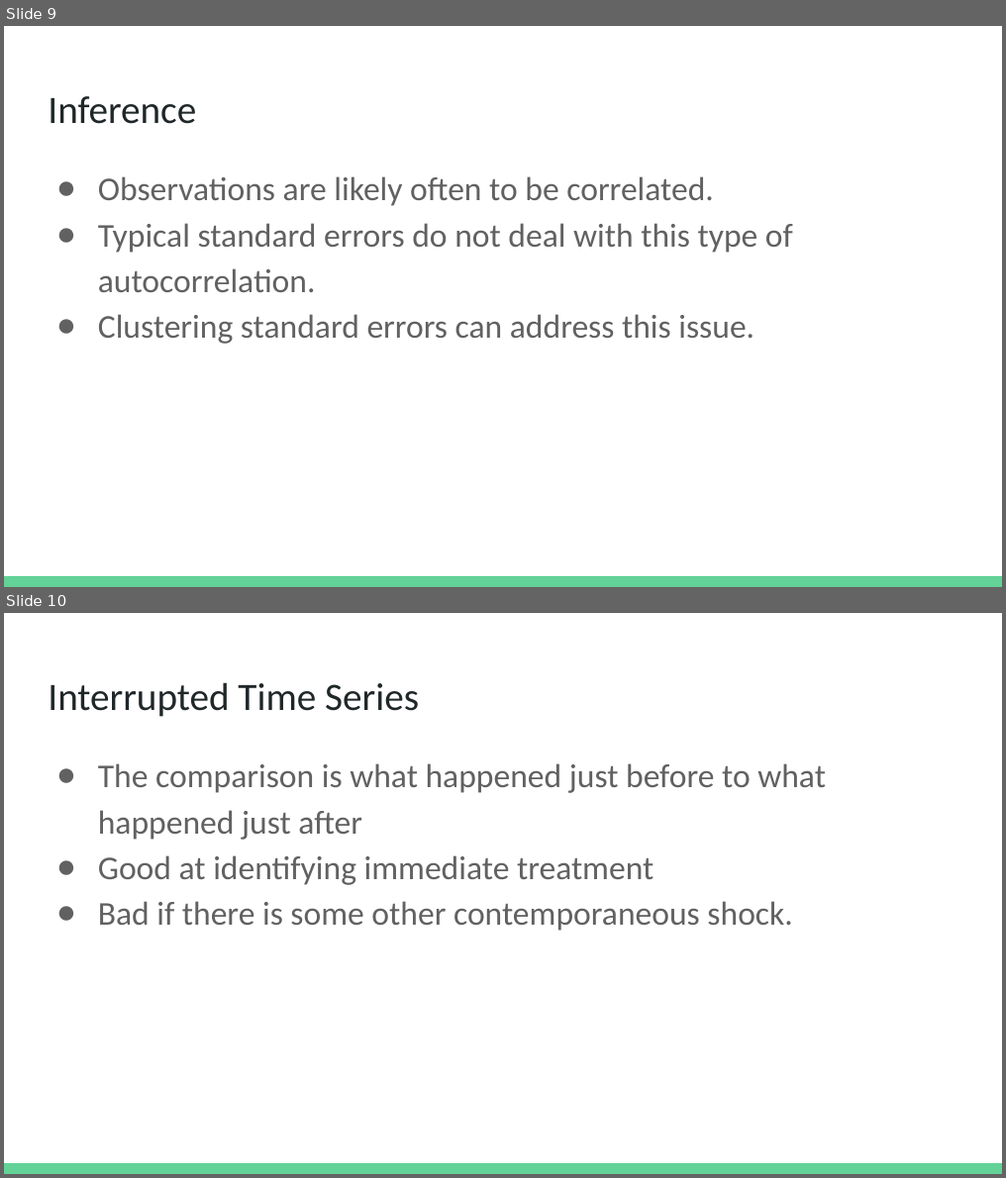
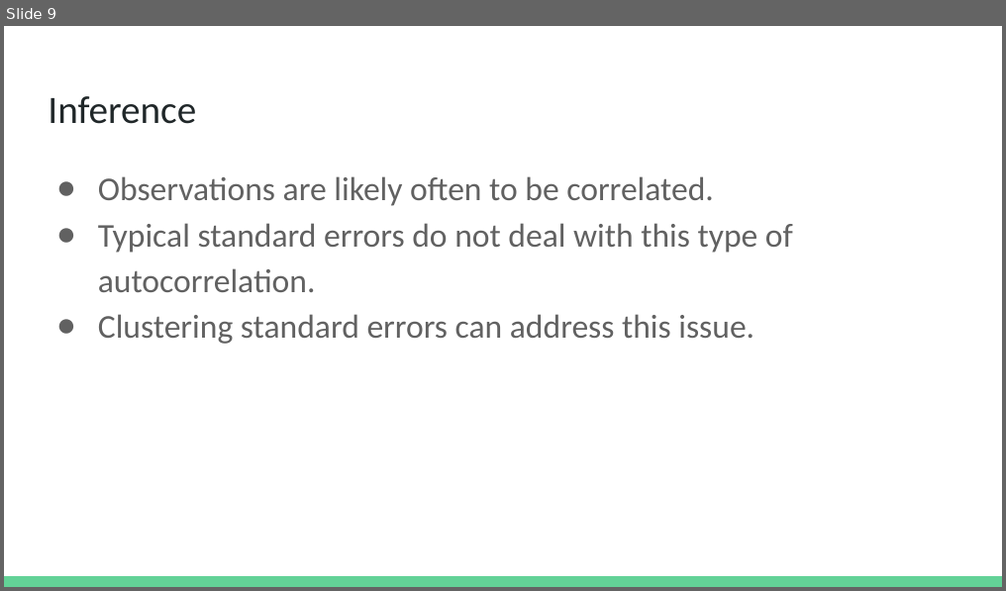
Before and after one commit to jeffdenning/jeffdenning.com, a slide deck: teaching/Texas/PA 397C/Lecture Notes/Review.pptx. Shown one above the other, each under a label of ours: slides 9 and 10 before the commit, slide 9 after it. The pictures are 1006x1178 and 1006x591 pixels, drawn with LibreOffice and Linux fonts; fonts in the diff are those of the drawing. Boxes give left, top, right and bottom in pixels: in the first picture for what was removed or moved away, otherwise in the second. Text is boxed around its words. In the diff, an @@ line names an element or a change of style, - is before the commit and + after.

```diff
--- a/teaching/Texas/PA 397C/Lecture Notes/Review.pptx
+++ b/teaching/Texas/PA 397C/Lecture Notes/Review.pptx
@@ slide 10 removed at (4,613,1002,1174), background #FFFFFF; not listed: 1 template element that a slide beside it also shows @@
@@ title removed at (48,682,419,717) @@
-Interrupted Time Series
@@ text removed at (98,763,826,931) @@
-● The comparison is what happened just before to what happened just after
-● Good at identifying immediate treatment
-● Bad if there is some other contemporaneous shock.
```
Also in this commit, not shown: 1 slide changed, 1 other slide removed.
